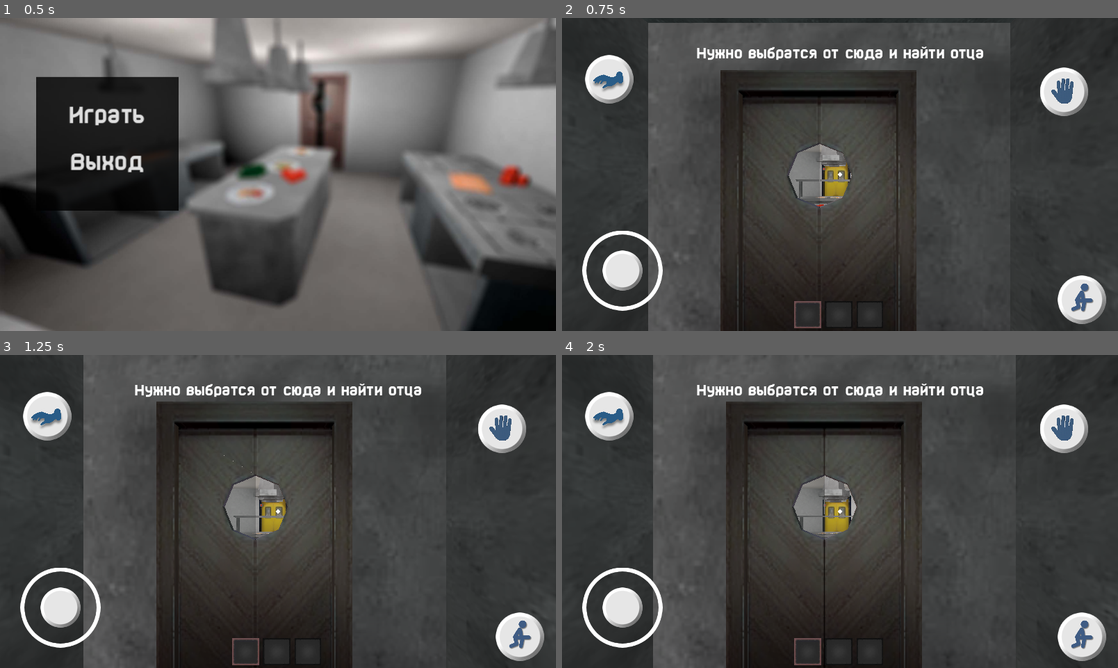
Above: before the commit, frames 1-4 (two rows, left to right).
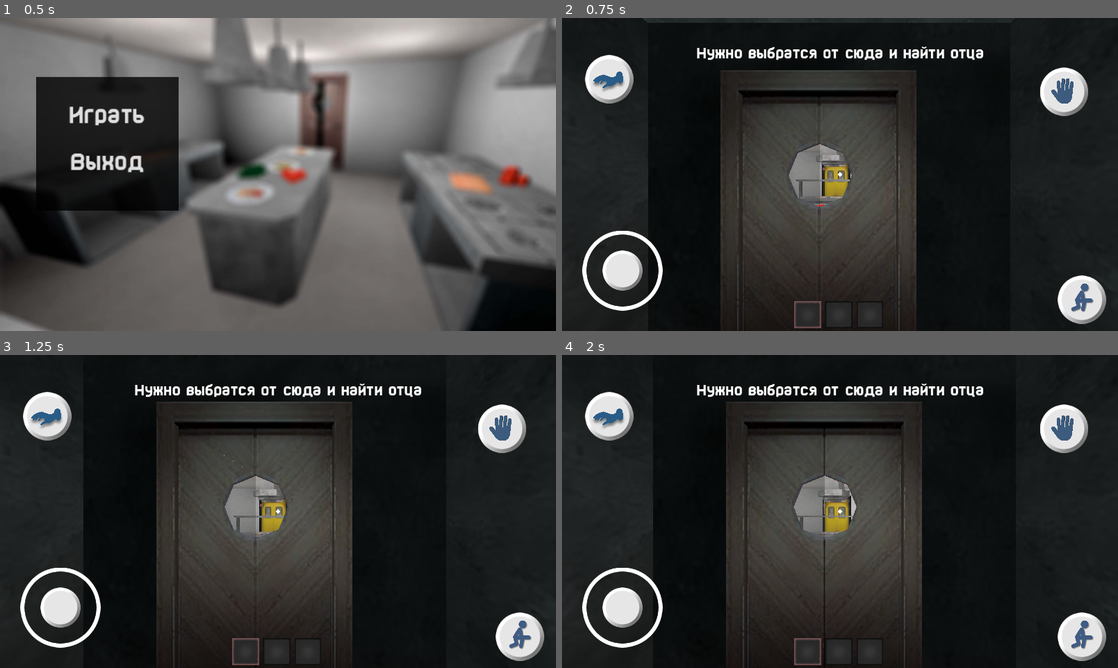
Above: after the commit, the same moments.

Repository: EnotCoder/BadCheff
Game: Godot game, scene res://ACTS/ACTS/menu.tscn
Same seed, same stepped clock (60 frames per second), same inputs: the game is played once before the commit and once after it.
Inputs (mouse positions are in pixels of both pictures, inside the frame that each line leads up to):
- Up to frame 1 (0.5 s): no input
- Up to frame 2 (0.75 s): click "Играть" at 0.5 s
- Up to frame 3 (1.25 s): no input
- Up to frame 4 (2 s): move the mouse to (962, 495) at 1.27 s; hold Right (ui_right) from 1.28 s (still down); tap A (a) at 1.35 s; click (962, 495) at 1.42 s; tap D (d) at 1.55 s

Frame 1 is identical in both runs. In frame 2, 48% of the frame differs, in the area x 7-100%, y 0-100%; in frame 3, 49%; in frame 4, 48%.

Commit message:
little fix

Diff:
--- a/ACTS/ACTS/act_1_prolog.tscn
+++ b/ACTS/ACTS/act_1_prolog.tscn
@@ -29,7 +29,6 @@
 
 [sub_resource type="Environment" id="Environment_nyylq"]
 background_mode = 1
-background_color = Color(0.77084, 0.770839, 0.770839, 1)
 fog_light_color = Color(0, 0, 0, 1)
 adjustment_brightness = 0.88
 
@@ -221,6 +220,7 @@
 environment = SubResource("Environment_nyylq")
 
 [node name="LightmapGI" type="LightmapGI" parent="." unique_id=991100221]
+supersampling = true
 directional = true
 max_texture_size = 8192
 generate_probes_subdiv = 3
--- a/Player/player.tscn
+++ b/Player/player.tscn
@@ -91,6 +91,7 @@
 
 [node name="Camera3D" type="Camera3D" parent="." unique_id=1915093553]
 transform = Transform3D(1, 0, 0, 0, 1, 0, 0, 0, 1, 0, 2.17982, 0)
+far = 15.0
 
 [node name="RayCast3D" type="RayCast3D" parent="Camera3D" unique_id=437576829]
 target_position = Vector3(0, 0, -3)
Binary file changed: ACTS/ACTS/act_1_prolog.exr
Binary file changed: ACTS/ACTS/act_1_prolog.lmbake
